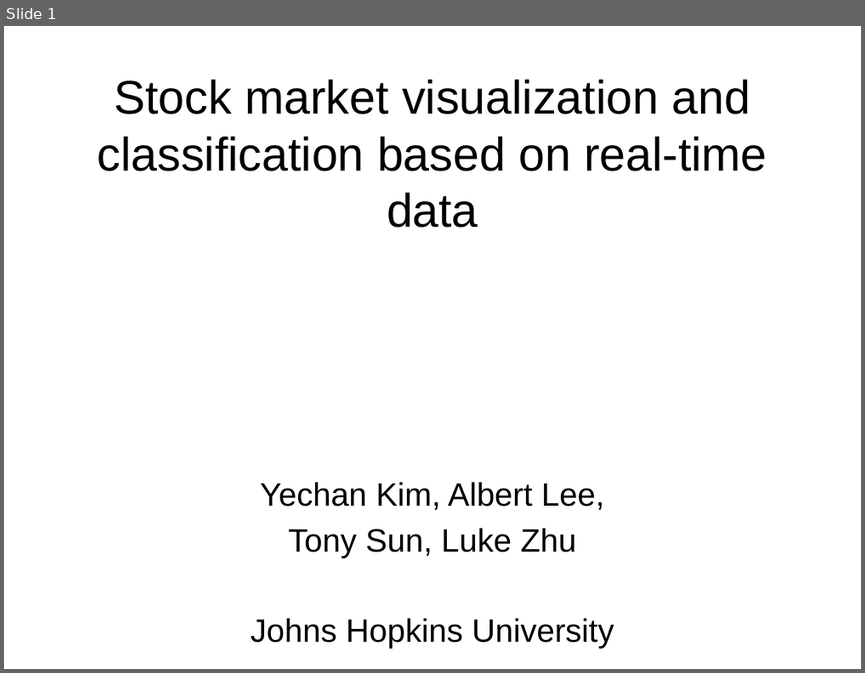
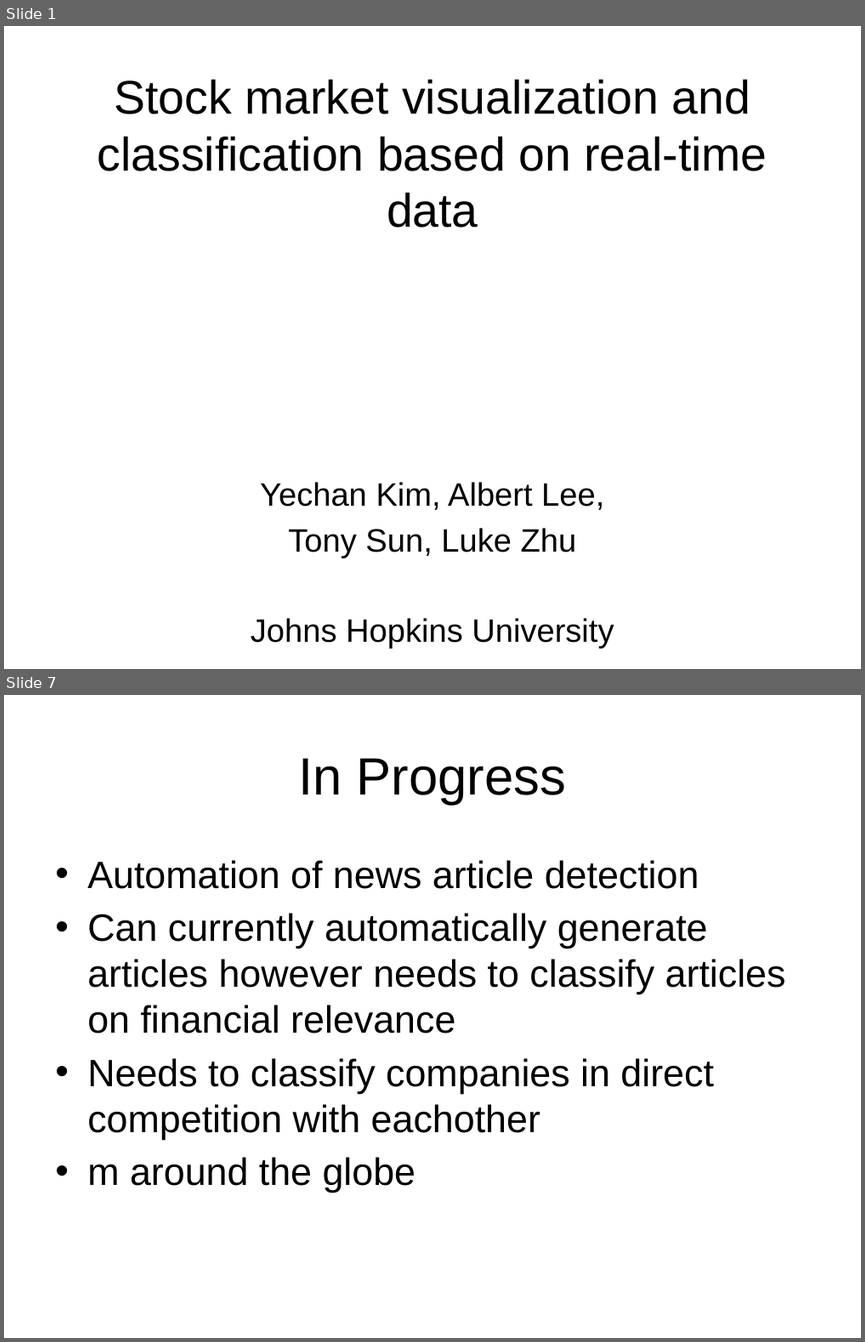
Before and after one commit to toekneesunshine/financialviz, a slide deck: HopHacksFinancialViz.pptx. Shown one above the other, each under a label of ours: slide 1 before the commit, slides 1 and 7 after it; the slides between them are not shown. The pictures are 865x673 and 865x1342 pixels, drawn with LibreOffice and Linux fonts; fonts in the diff are those of the drawing. Boxes give left, top, right and bottom in pixels: in the first picture for what was removed or moved away, otherwise in the second. Text is boxed around its words. In the diff, an @@ line names an element or a change of style, - is before the commit and + after.

```diff
--- a/HopHacksFinancialViz.pptx
+++ b/HopHacksFinancialViz.pptx
@@ slide 7 added at [4, 695, 861, 1338], background #FFFFFF @@
@@ title added at [298, 758, 566, 805], 44 pt, text #000000 @@
+In Progress
@@ text added at [87, 860, 786, 1192], 32 pt, text #000000 @@
+• Automation of news article detection
+• Can currently automatically generate articles however needs to classify articles on financial relevance
+• Needs to classify companies in direct competition with eachother
+• m around the globe
```
Also in this commit, not shown: 3 slides changed, 2 other slides added, 6 other files.
